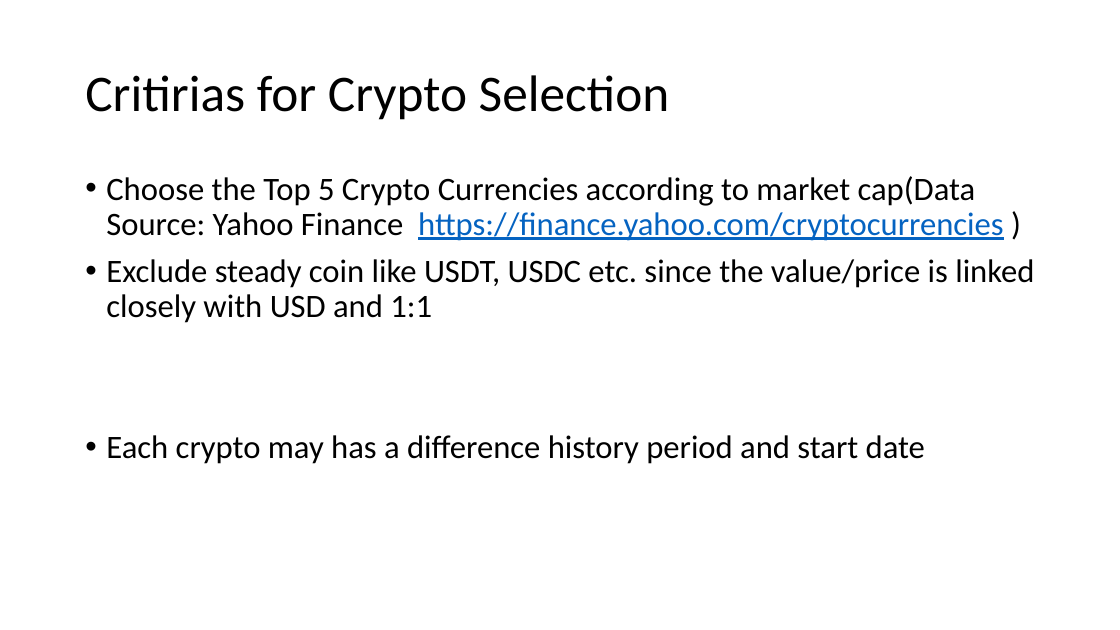
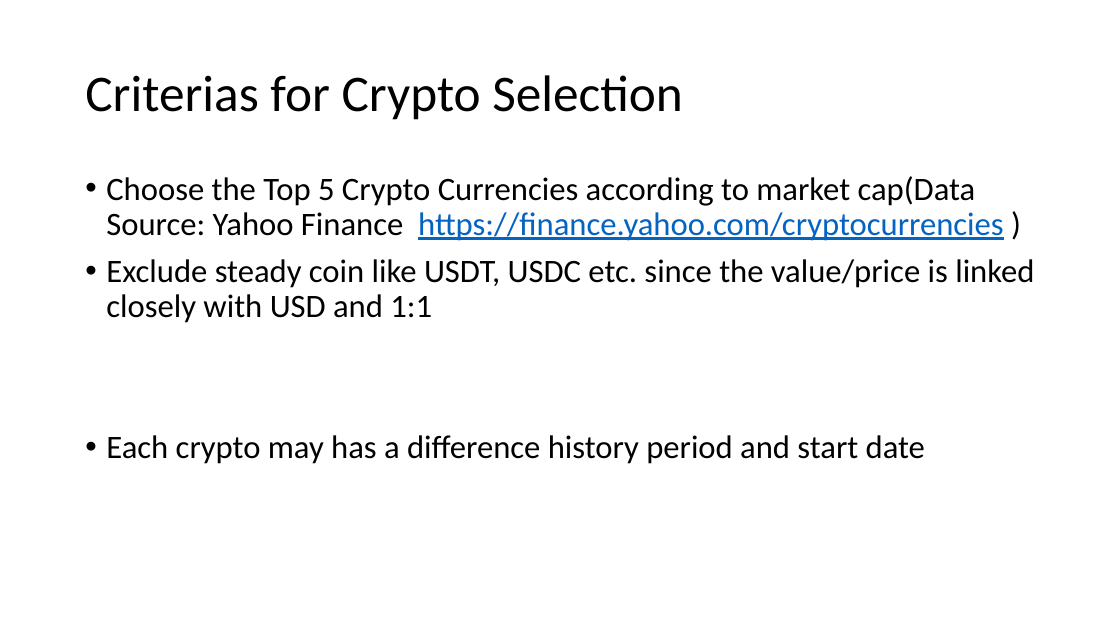
Before and after one commit to NavpreetNat/Crypto_Master, a slide deck: slide 2 of Presentation.pptx. Drawn at 1120x630 pixels with LibreOffice and Linux fonts; fonts in the diff are those of the drawing. Boxes give left, top, right and bottom in pixels: in the first picture for what was removed or moved away, otherwise in the second. Text is boxed around its words. In the diff, an @@ line names an element or a change of style, - is before the commit and + after.

```diff
--- a/Presentation.pptx
+++ b/Presentation.pptx
@@ title at bbox=[85, 75, 683, 120]: text changed @@
-Critirias for Crypto Selection
+Criterias for Crypto Selection
```
Also in this commit, not shown: 1 other slide changed, 1 slide added, 2 other files.
